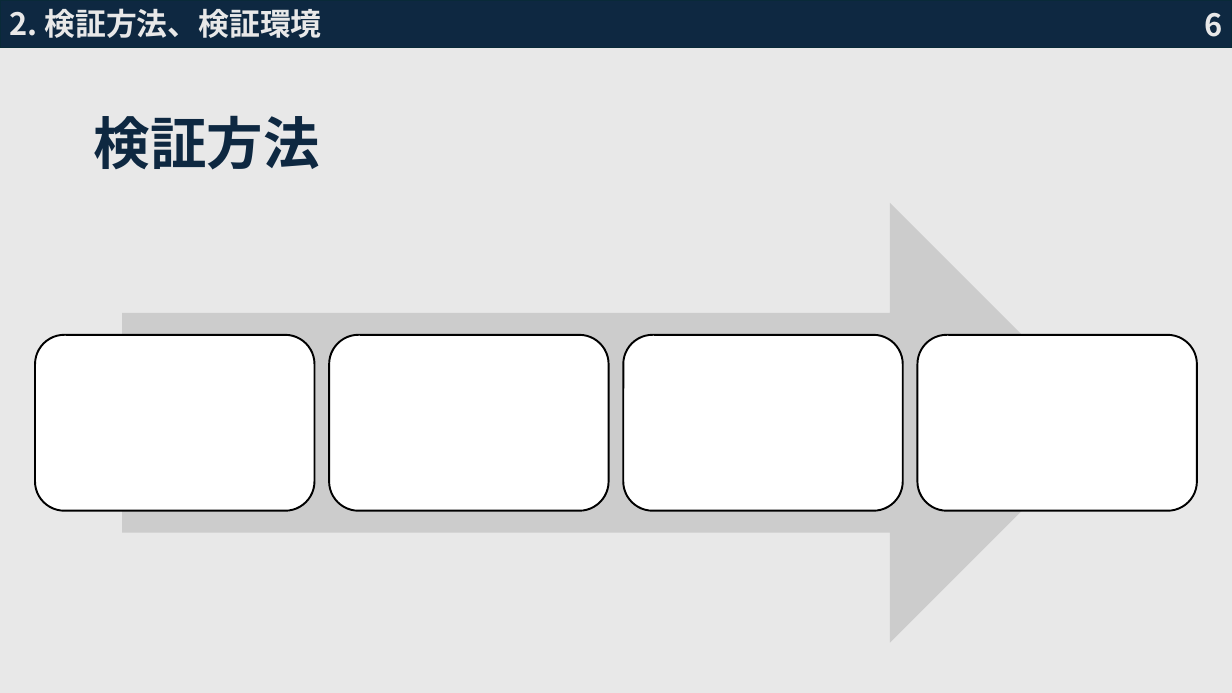
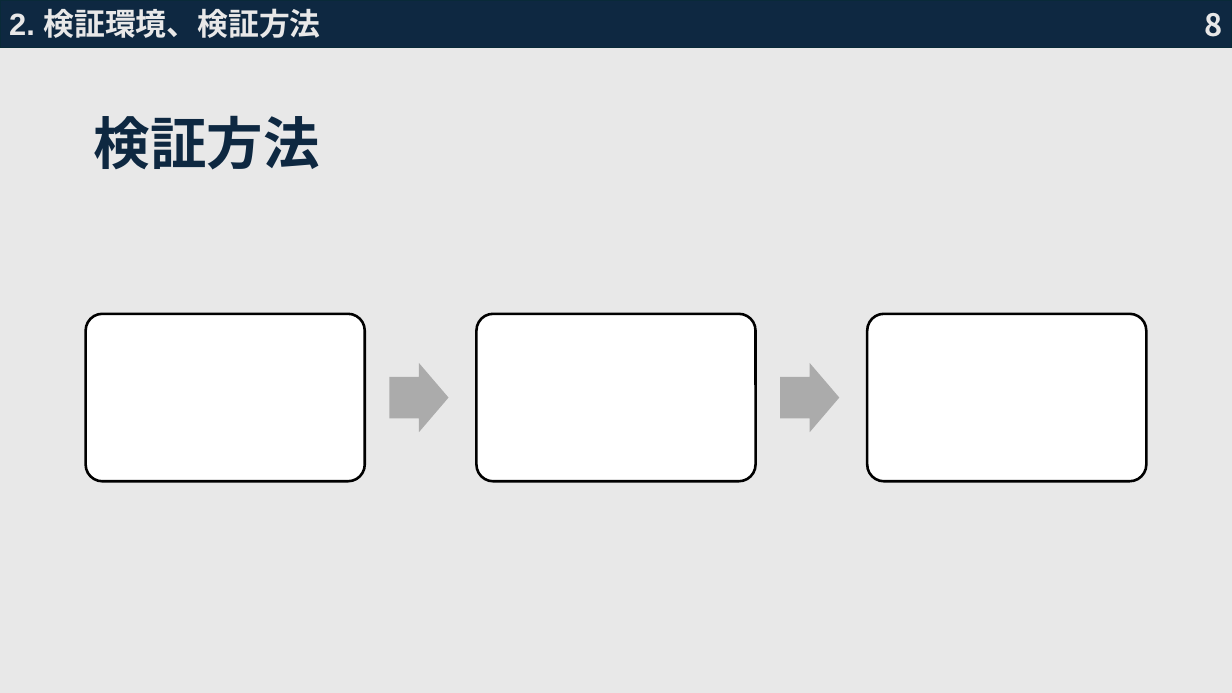
Before and after one commit to sahokk/JavaDakoku0502, a slide deck: slide 9 of 技術検証発表資料2.pptx (slide 7 before the commit). Drawn at 1232x693 pixels with LibreOffice and Linux fonts; fonts in the diff are those of the drawing. Boxes give left, top, right and bottom in pixels: in the first picture for what was removed or moved away, otherwise in the second. Text is boxed around its words. In the diff, an @@ line names an element or a change of style, - is before the commit and + after.

```diff
--- a/技術検証発表資料2.pptx
+++ b/技術検証発表資料2.pptx
@@ text at [9, 8, 320, 38]: text changed; font Noto Sans CJK JP to Arial @@
-2. 検証方法、検証環境
+2. 検証環境、検証方法
@@ page number at [1205, 13, 1223, 37]: text changed @@
-6
+8
@@ right arrow removed at [122, 203, 1110, 643] @@
@@ rounded rectangle: place and size @@
-rounded rectangle at [35, 335, 314, 510]
+rounded rectangle at [86, 314, 365, 482]
@@ outline #000000 1.5 pt to #000000 2 pt; proportions changed in 3 elements at [868, 314, 1147, 482], [86, 314, 365, 482], [477, 314, 756, 482] @@
@@ rounded rectangle: place and size @@
-rounded rectangle at [624, 335, 903, 510]
+rounded rectangle at [477, 314, 756, 482]
@@ rounded rectangle: place and size @@
-rounded rectangle at [918, 335, 1197, 510]
+rounded rectangle at [868, 314, 1147, 482]
@@ rounded rectangle removed at [329, 335, 608, 510] @@
@@ right arrow added at [389, 363, 448, 433], fill #ABABAB @@
@@ right arrow added at [780, 363, 839, 433], fill #ABABAB @@
```
Also in this commit, not shown: 11 other slides changed, 15 slides added, 8 slides removed, 31 other files.
